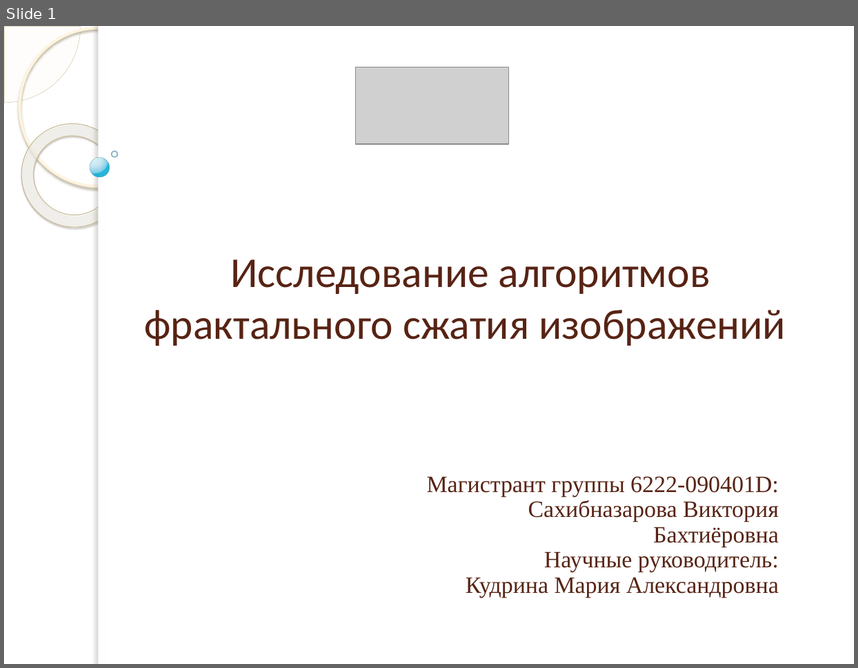
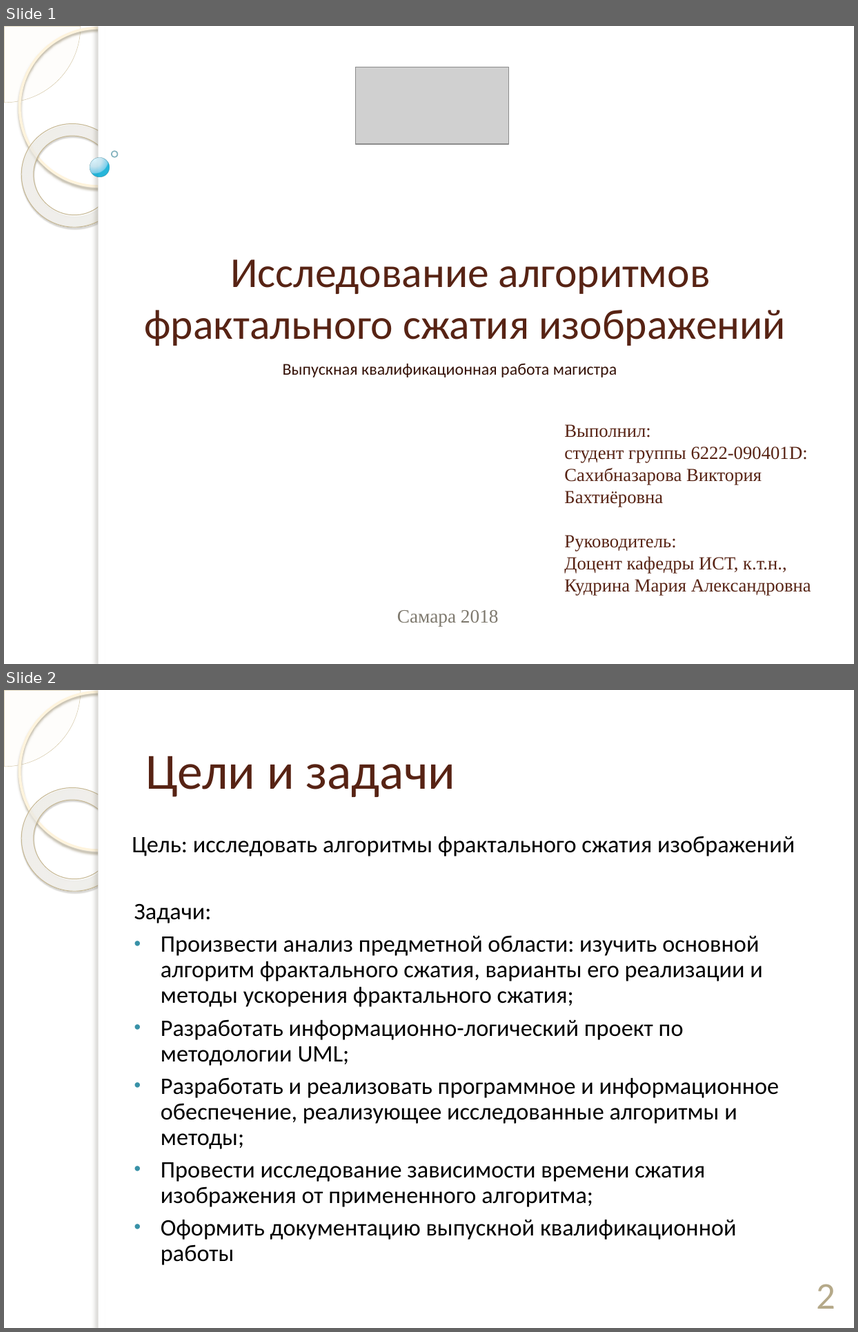
Before and after one commit to ViktoriaWofC/Fractl, a slide deck: documents/Сахибназарова.pptx. Shown one above the other, each under a label of ours: slide 1 before the commit, slides 1 and 2 after it. The pictures are 858x668 and 858x1332 pixels, drawn with LibreOffice and Linux fonts; fonts in the diff are those of the drawing; grey boxes stand for pictures; background and template pictures are left out. Boxes give left, top, right and bottom in pixels: in the first picture for what was removed or moved away, otherwise in the second. Text is boxed around its words. In the diff, an @@ line names an element or a change of style, - is before the commit and + after.

```diff
--- a/documents/Сахибназарова.pptx
+++ b/documents/Сахибназарова.pptx
@@ slide 2 added at (4,690,854,1328), background picture (left out); not listed: 5 template elements that a slide beside it also shows @@
@@ title added at (146,756,455,797), 43 pt, text #572314 @@
+Цели и задачи
@@ text added at (132,836,795,856), 20 pt, text #000000 @@
+Цель: исследовать алгоритмы фрактального сжатия изображений
@@ text added at (134,903,780,1265), 20 pt, text #000000 @@
+Задачи:
+• Произвести анализ предметной области: изучить основной алгоритм фрактального сжатия, варианты его реализации и методы ускорения фрактального сжатия;
+• Разработать информационно-логический проект по методологии UML;
+• Разработать и реализовать программное и информационное обеспечение, реализующее исследованные алгоритмы и методы;
+• Провести исследование зависимости времени сжатия изображения от примененного алгоритма;
+• Оформить документацию выпускной квалификационной работы
@@ page number added at (816,1283,835,1308), 32 pt, text #B6A98A @@
+2
@@ slide 1 changed as well @@
@@ subtitle added at (283,363,617,377), 14 pt, text #361309 @@
+Выпускная квалификационная работа магистра
@@ text "Выполнил:": place and size @@
-text "Выполнил:" at (427,476,779,597)
+text "Выполнил:" at (564,424,811,595)
@@ text at (564,424,808,462): text changed; size 19.8 to 15.6 pt @@
-Магистрант группы 6222-090401D:
+Выполнил:
+студент группы 6222-090401D:
@@ text at (564,468,811,595): size 19.8 to 15.6 pt in "Сахибназарова Виктория Бахтиёровна", "Кудрина Мария Александровна"; alignment right to left; line spacing 0.9 to 1 @@
@@ text at (564,535,786,572): text changed; size 19.8 to 15.6 pt @@
-Научные руководитель:
+Руководитель:
+Доцент кафедры ИСТ, к.т.н.,
@@ text added at (397,610,499,626), 16 pt, text #7E7A6E @@
+Самара 2018
```
Also in this commit, not shown: 13 other slides changed, 8 other slides added, 2 slides removed, 3 other files.
